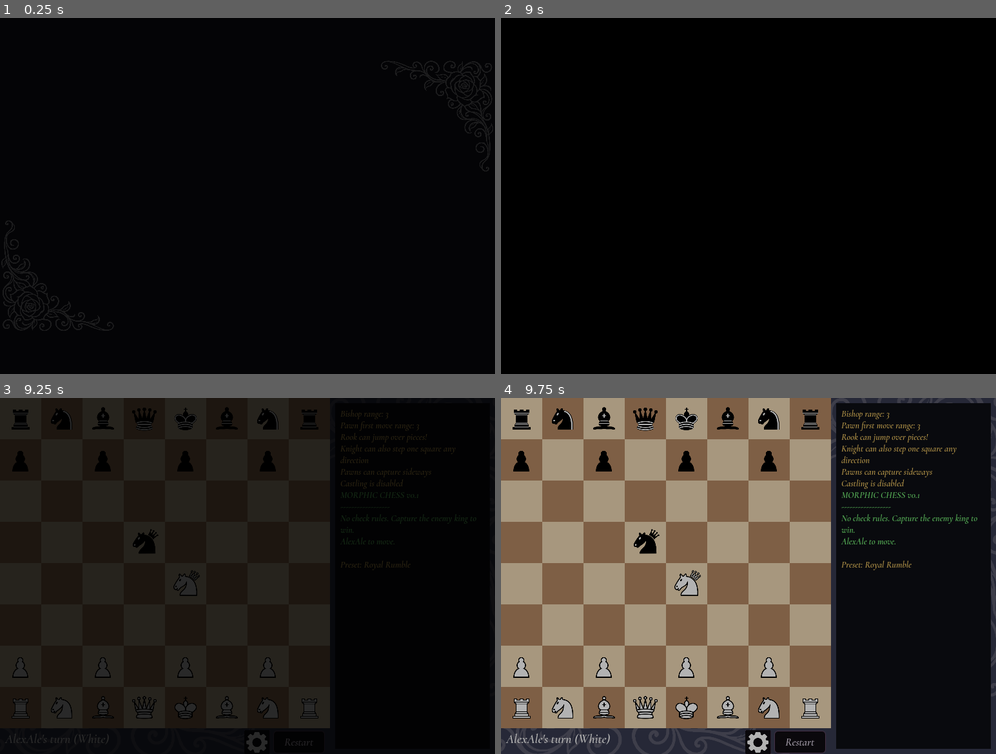
Above: before the commit, frames 1-4 (two rows, left to right).
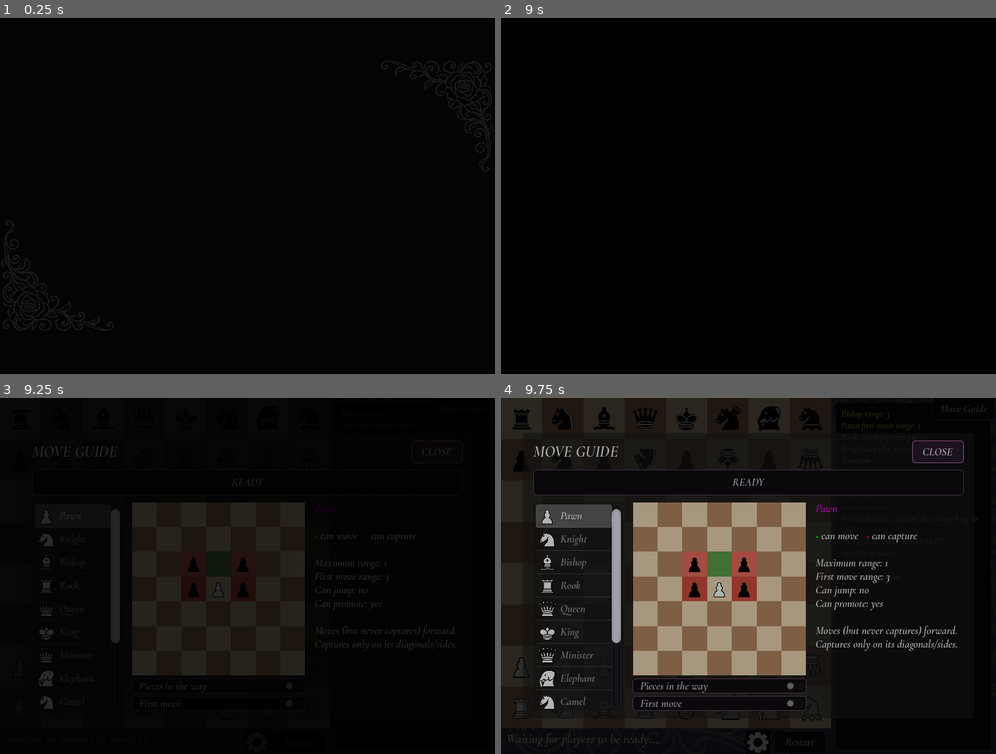
Above: after the commit, the same moments.

Repository: LaRosanera/morphic-chess
Game: Godot game, scene res://Scenes/Main/intro.tscn
Two runs of this game, one before a commit and one after it. Both use one fixed random seed, a clock stepped at 60 frames per second and the inputs below. Sound files missing from this copy of the repository are replaced by a short silence.
Inputs (mouse positions are in pixels of both pictures, inside the frame that each line leads up to):
- Up to frame 1 (0.25 s): no input
- Up to frame 2 (9 s): move the mouse to (857, 178) at 0.52 s; click (857, 178) at 0.67 s; move the mouse to (649, 213) at 1.27 s; click (649, 213) at 1.42 s; move the mouse to (798, 117) at 2.02 s; click (798, 117) at 2.17 s; move the mouse to (723, 267) at 2.77 s; click (723, 267) at 2.92 s; move the mouse to (897, 249) at 3.52 s; click (897, 249) at 3.67 s; tap Escape (ui_cancel) at 4.15 s; click (867, 78) at 4.25 s; click "NEW GAME >" at 5 s; click "NEW GAME >" at 5.75 s; move the mouse to (600, 142) at 6.52 s; click (600, 142) at 6.67 s; click (600, 160) at 7.27 s; type "Alex" at 7.35 s; click (748, 160) at 7.5 s; type "Alex" at 7.58 s; click "START GAME >" at 8 s; click "LOCAL" at 8.75 s
- Up to frame 3 (9.25 s): no input
- Up to frame 4 (9.75 s): click "Restart" at 9.5 s

Frames 1-2 are identical in both runs. In frame 3, 29% of the frame differs, in the area x 0-97%, y 0-100%; in frame 4, 62%, in the area x 0-100%, y 0-100%.

Commit message:
Update 0.22
Added boards
--rook storm, zebra_pawn
Modified boards
--royal_rumble
Added a move guide
Fixed a bug with camel and elephant movement not being shown in settings

Diff:
--- a/Scenes/Animation/transition.tscn
+++ b/Scenes/Animation/transition.tscn
@@ -60,6 +60,7 @@
 
 [node name="ColorRect" type="ColorRect" parent="." unique_id=905108203]
 modulate = Color(0, 0, 0, 0)
+z_index = 100
 offset_left = -1409.0
 offset_top = -1274.0
 offset_right = 2612.0
--- a/Scenes/Chess/chess_board.tscn
+++ b/Scenes/Chess/chess_board.tscn
@@ -229,6 +229,14 @@
 offset_bottom = 548.0
 text = "Restart"
 
+[node name="Guide" type="Button" parent="UI" unique_id=1167897520]
+layout_mode = 0
+offset_left = 669.0
+offset_top = -1.0
+offset_right = 767.0
+offset_bottom = 34.0
+text = "Move Guide"
+
 [node name="settings" type="Button" parent="UI" unique_id=878739827]
 layout_mode = 0
 offset_left = 379.0
@@ -258,4 +266,5 @@
 bus = &"SFX"
 
 [connection signal="pressed" from="UI/Restart" to="." method="restart"]
+[connection signal="pressed" from="UI/Guide" to="." method="_on_guide_pressed"]
 [connection signal="pressed" from="UI/settings" to="." method="_on_settings_pressed"]
--- /dev/null
+++ b/Scenes/Chess/move_guide.tscn
@@ -0,0 +1,137 @@
+[gd_scene format=3 uid="uid://djgyer4m7woca"]
+
+[ext_resource type="Script" uid="uid://o7g52ap8ycd4" path="res://scripts/chess/move_guide.gd" id="1_guide"]
+[ext_resource type="Texture2D" uid="uid://cdi0pqhp6mtp4" path="res://assets/board/chess_board_tiles.svg" id="2_tiles"]
+[ext_resource type="AudioStream" uid="uid://wto21j0bt3y" path="res://assets/audio/buttonclick.mp3" id="3_click"]
+[ext_resource type="Theme" uid="uid://bjpdwykllqede" path="res://assets/themes/settings_theme.tres" id="4_theme"]
+
+[sub_resource type="TileSetAtlasSource" id="TileSetAtlasSource_tiles"]
+texture = ExtResource("2_tiles")
+texture_region_size = Vector2i(64, 64)
+0:0/0 = 0
+1:0/0 = 0
+
+[sub_resource type="TileSet" id="TileSet_guide"]
+tile_size = Vector2i(64, 64)
+sources/0 = SubResource("TileSetAtlasSource_tiles")
+
+[node name="MoveGuide" type="Control" unique_id=1421289784]
+z_index = 5
+layout_mode = 3
+anchors_preset = 15
+anchor_right = 1.0
+anchor_bottom = 1.0
+grow_horizontal = 2
+grow_vertical = 2
+theme = ExtResource("4_theme")
+script = ExtResource("1_guide")
+
+[node name="Dim" type="ColorRect" parent="." unique_id=1441280001]
+layout_mode = 1
+anchors_preset = 15
+anchor_right = 1.0
+anchor_bottom = 1.0
+grow_horizontal = 2
+grow_vertical = 2
+color = Color(0, 0, 0, 0.75)
+
+[node name="Center" type="CenterContainer" parent="." unique_id=705289210]
+layout_mode = 1
+anchors_preset = 15
+anchor_right = 1.0
+anchor_bottom = 1.0
+grow_horizontal = 2
+grow_vertical = 2
+
+[node name="Panel" type="PanelContainer" parent="Center" unique_id=202664637]
+custom_minimum_size = Vector2(700, 0)
+layout_mode = 2
+
+[node name="Margin" type="MarginContainer" parent="Center/Panel" unique_id=568476683]
+layout_mode = 2
+theme_override_constants/margin_left = 16
+theme_override_constants/margin_top = 12
+theme_override_constants/margin_right = 16
+theme_override_constants/margin_bottom = 12
+
+[node name="Main" type="VBoxContainer" parent="Center/Panel/Margin" unique_id=163632491]
+layout_mode = 2
+theme_override_constants/separation = 10
+
+[node name="Header" type="HBoxContainer" parent="Center/Panel/Margin/Main" unique_id=1205543416]
+layout_mode = 2
+
+[node name="Title" type="Label" parent="Center/Panel/Margin/Main/Header" unique_id=760183461]
+layout_mode = 2
+size_flags_horizontal = 3
+theme_override_font_sizes/font_size = 24
+text = "MOVE GUIDE"
+
+[node name="Close" type="Button" parent="Center/Panel/Margin/Main/Header" unique_id=1813485319]
+unique_name_in_owner = true
+custom_minimum_size = Vector2(80, 0)
+layout_mode = 2
+text = "CLOSE"
+
+[node name="Ready" type="Button" parent="Center/Panel/Margin/Main" unique_id=600154745]
+unique_name_in_owner = true
+custom_minimum_size = Vector2(120, 40)
+layout_mode = 2
+text = "READY"
+
+[node name="Body" type="HBoxContainer" parent="Center/Panel/Margin/Main" unique_id=1851759161]
+layout_mode = 2
+theme_override_constants/separation = 14
+
+[node name="PieceList" type="ItemList" parent="Center/Panel/Margin/Main/Body" unique_id=2003988965]
+unique_name_in_owner = true
+custom_minimum_size = Vector2(140, 0)
+layout_mode = 2
+fixed_icon_size = Vector2i(32, 32)
+
+[node name="BoardColumn" type="VBoxContainer" parent="Center/Panel/Margin/Main/Body" unique_id=1177708228]
+layout_mode = 2
+
+[node name="BoardHolder" type="Control" parent="Center/Panel/Margin/Main/Body/BoardColumn" unique_id=410227384]
+custom_minimum_size = Vector2(270, 270)
+clip_contents = true
+layout_mode = 2
+
+[node name="Board" type="Node2D" parent="Center/Panel/Margin/Main/Body/BoardColumn/BoardHolder" unique_id=2072312257]
+scale = Vector2(0.6, 0.6)
+
+[node name="Tiles" type="TileMapLayer" parent="Center/Panel/Margin/Main/Body/BoardColumn/BoardHolder/Board" unique_id=154797648]
+unique_name_in_owner = true
+tile_set = SubResource("TileSet_guide")
+
+[node name="Highlights" type="Node2D" parent="Center/Panel/Margin/Main/Body/BoardColumn/BoardHolder/Board" unique_id=1214533860]
+unique_name_in_owner = true
+
+[node name="Pieces" type="Node2D" parent="Center/Panel/Margin/Main/Body/BoardColumn/BoardHolder/Board" unique_id=739044865]
+unique_name_in_owner = true
+
+[node name="ObstaclesCheck" type="CheckButton" parent="Center/Panel/Margin/Main/Body/BoardColumn" unique_id=16900319]
+unique_name_in_owner = true
+layout_mode = 2
+text = "Pieces in the way"
+
+[node name="FirstMoveCheck" type="CheckButton" parent="Center/Panel/Margin/Main/Body/BoardColumn" unique_id=1533909392]
+unique_name_in_owner = true
+layout_mode = 2
+text = "First move"
+
+[node name="Info" type="RichTextLabel" parent="Center/Panel/Margin/Main/Body" unique_id=1322430198]
+unique_name_in_owner = true
+custom_minimum_size = Vector2(220, 0)
+layout_mode = 2
+size_flags_horizontal = 3
+bbcode_enabled = true
+
+[node name="ButtonAudio" type="AudioStreamPlayer2D" parent="." unique_id=751062643]
+unique_name_in_owner = true
+z_index = 3
+stream = ExtResource("3_click")
+bus = &"SFX"
+
+[connection signal="pressed" from="Center/Panel/Margin/Main/Header/Close" to="." method="_on_close_pressed"]
+[connection signal="pressed" from="Center/Panel/Margin/Main/Ready" to="." method="_on_ready_pressed"]
--- /dev/null
+++ b/assets/board/board_layouts/rook_storm.json
@@ -0,0 +1,13 @@
+{
+  "name": "Rook Storm",
+  "board": [
+	"....k...",
+	"rrrrrrrr",
+	"........",
+	"........",
+	"........",
+	"........",
+	"RRRRRRRR",
+    "....K..."
+  ]
+}
--- a/assets/board/board_layouts/royal_rumble.json
+++ b/assets/board/board_layouts/royal_rumble.json
@@ -2,12 +2,12 @@
   "name": "Royal Rumble",
   "board": [
     "rnbqkbnr",
-    "p.p.p.p.",
+    "pqpqpqpq",
     "........",
-    "...a....",
-    "....A...",
+    "...aa...",
+    "...AA...",
     "........",
-    "P.P.P.P.",
+    "PQPQPQPQ",
     "RNBQKBNR"
   ]
 }
--- /dev/null
+++ b/assets/board/board_layouts/zebra_pawn.json
@@ -0,0 +1,13 @@
+{
+  "name": "Zebra Pawn",
+  "board": [
+	"rbnqknbr",
+	"........",
+	"pPpPpPpP",
+	"........",
+	"........",
+	"PpPpPpPp",
+	"........",
+    "RBNQKNBR"
+  ]
+}
--- a/data/settings.json
+++ b/data/settings.json
@@ -1,6 +1,6 @@
 {
 	"audio": {
-		"master": 1.0,
+		"master": 0.0,
 		"music": 1.0,
 		"sfx": 1.0
 	},
--- a/scripts/animation/transition.gd
+++ b/scripts/animation/transition.gd
@@ -8,6 +8,7 @@
 var old_value = 0
 # Called when the node enters the scene tree for the first time.
 func _ready() -> void:
+	layer = 127
 	color_rect.visible = false
 
 #call through other scripts. Put into auto load
--- a/scripts/chess/chessBoardScript.gd
+++ b/scripts/chess/chessBoardScript.gd
@@ -2,6 +2,8 @@
 ## Main board coordinator.
 ## Game rules/state, visuals, spawning, promotion UI, logging, and networking
 ## are handled by the helper classes.
+
+const MOVE_GUIDE := preload("res://Scenes/Chess/move_guide.tscn")
 
 @export var white_piece_scene: PackedScene
 @export var black_piece_scene: PackedScene
@@ -27,14 +29,17 @@
 }
 const SETUP_SCENE := "res://Scenes/Main/game_setup.tscn"
 const PRESET_DIR := "res://assets/board/board_layouts/"
+
 ## Only set when the player picks a file manually. Empty = random from the folder.
 ## Static so it survives restart() reloading the scene.
 static var preset_path := ""
 var current_preset := ""
-## Static so it survives restart() reloading the scene.
+
+## Set by restart() so the reloaded scene skips the guide exactly once.
+static var skip_intro_once := false
 
 const DESIGN_SIZE := Vector2(768, 552)
-
+@onready var guide: Button = $UI/Guide
 @onready var background_rect: ColorRect = $background/ColorRect
 @onready var tiles: TileMapLayer = $TileMapLayer
 @onready var pieces: Node2D = $Pieces
@@ -79,6 +84,12 @@
 var _sync_retry := 0.0
 var time_expired := false
 
+# --- Move guide intro ---
+var _guide: Control
+var _game_started := false
+var _ready_colors := {"white": false, "black": false}
+var _ready_resend := 0.0
+
 # Compatibility properties: existing scene scripts/settings can continue
 # reading the names exposed by the previous chessBoardScript.gd.
 var grid: Dictionary:
@@ -216,6 +227,7 @@
 	_log("MORPHIC CHESS v0.1")
 	_log("------------------")
 	_log("No check rules. Capture the enemy king to win.")
+	_log("!!!CLICK READY TO START!!!")
 	_log("%s to move.\n" % player1_name)
 
 	if _online:
@@ -231,6 +243,9 @@
 
 	if _pending_name != "":
 		_log("Preset: %s\n" % _pending_name, GameLog.GOLD)
+
+	_begin_intro()
+
 
 # Centers the board/UI in the window and stretches the backdrop to fill it.
 func _fit_to_viewport() -> void:
@@ -244,9 +259,111 @@
 	background_rect.position = -offset
 	background_rect.size = view
 
-#TIME
+
+# --------------------------------------------------
+# MOVE GUIDE INTRO
+# --------------------------------------------------
+
+func _begin_intro() -> void:
+	if skip_intro_once:
+		skip_intro_once = false
+		_game_started = true
+		return
+
+	_ensure_guide()
+
+	var colors: Array[String] = ["white", "black"]
+	if _online:
+		colors = [local_color]
+
+	_guide.open_intro(self, colors)
+
+
+func _ensure_guide() -> void:
+	if _guide != null and is_instance_valid(_guide):
+		return
+
+	# CanvasLayer so the overlay ignores this node's centering offset.
+	var layer := CanvasLayer.new()
+	layer.layer = 50
+	add_child(layer)
+
+	_guide = MOVE_GUIDE.instantiate()
+	layer.add_child(_guide)
+	_guide.player_ready.connect(_on_player_ready)
+
+
+func _on_guide_pressed() -> void:
+	play_button_audio()
+	_ensure_guide()
+	_guide.open(self)
+
+
+func _on_player_ready(color: String) -> void:
+	_ready_colors[color] = true
+
+	if _online:
+		_send_ready(false)
+
+	_check_start()
+
+
+func _check_start() -> void:
+	if _game_started:
+		return
+
+	if _ready_colors["white"] and _ready_colors["black"]:
+		_start_game()
+		return
+
+	if _guide == null:
+		return
+
+	if _online:
+		if _ready_colors[local_color]:
+			_guide.set_status("Waiting for your opponent to click READY...")
+	else:
+		var missing := "Black" if _ready_colors["white"] else "White"
+		if _ready_colors["white"] or _ready_colors["black"]:
+			_guide.set_status("Waiting for %s to click READY..." % missing)
+
+
+func _start_game() -> void:
+	if _game_started:
+		return
+
+	_game_started = true
+
+	if _guide != null:
+		_guide.close()
+
+	_log("Both players ready. Game on!\n", GameLog.GOLD)
+	_update_status()
+
+
+func _send_ready(is_reply: bool) -> void:
+	if multiplayer.has_multiplayer_peer():
+		_remote_ready.rpc(is_reply)
+
+
+@rpc("any_peer", "call_remote", "reliable")
+func _remote_ready(is_reply: bool) -> void:
+	var other := "black" if local_color == "white" else "white"
+	_ready_colors[other] = true
+
+	# We already started but the opponent is still waiting on us (their
+	# message to us arrived before our scene was ready): tell them again.
+	if _game_started and not is_reply:
+		_send_ready(true)
+
+	_check_start()
+
+
+# TIME
 func _process(delta: float) -> void:
-	_clock.tick(delta)
+	# The clock doesn't run while players are reading the guide.
+	if _game_started:
+		_clock.tick(delta)
 	_update_clock_labels()
 
 	# Guest: keep asking until the host's board has loaded and answered.
@@ -255,6 +372,14 @@
 		if _sync_retry >= 0.5:
 			_sync_retry = 0.0
 			_clock_sync.ask_host()
+
+	# Our READY click may arrive before the opponent's board exists, so
+	# keep re-sending it until the game starts.
+	if _online and not _game_started and _ready_colors[local_color]:
+		_ready_resend += delta
+		if _ready_resend >= 0.5:
+			_ready_resend = 0.0
+			_send_ready(false)
 
 
 func _build_clock_ui() -> void:
@@ -332,6 +457,7 @@
 		_leave_match()
 		return
 
+	skip_intro_once = true
 	get_tree().reload_current_scene()
 
 
@@ -341,6 +467,9 @@
 
 
 func _unhandled_input(event: InputEvent) -> void:
+	if not _game_started:
+		return
+
 	if over or not pending_promo.is_empty() or awaiting_result:
 		return
 
@@ -523,6 +652,11 @@
 	_promotion_ui.hide()
 	_deselect()
 	_clock.stop()
+
+	# Don't leave the player stuck behind the intro guide.
+	if _guide != null and is_instance_valid(_guide):
+		_guide.close()
+
 	_log("\nOpponent disconnected.", GameLog.RED)
 	NetworkManager.shutdown()
 	_update_status()
@@ -582,6 +716,9 @@
 	if over:
 		status.text = "%s wins!" % _current_player_name()
 		return
+	if not _game_started:
+		status.text = "Waiting for players to be ready..."
+		return
 
 	var status_text := "%s's turn (%s)" % [
 		_current_player_name(),
--- /dev/null
+++ b/scripts/chess/move_guide.gd
@@ -0,0 +1,465 @@
+
+extends Control
+## Overlay that shows how every piece moves on a centered demo board.
+
+signal player_ready(color: String)
+
+const WHITE_PIECE_SCENE: PackedScene = preload("res://Scenes/Chess/classic_white_piece.tscn")
+const BLACK_PIECE_SCENE: PackedScene = preload("res://Scenes/Chess/classic_black_piece.tscn")
+
+const CELL := 64
+const BOARD_SIZE := 7
+const PIECE_FILL := 54.0
+const FLIP_TYPES := ["camel", "minister", "man"]
+
+const MOVE_COLOR := Color(0.1, 0.7, 0.2, 0.55)
+const CAPTURE_COLOR := Color(0.9, 0.15, 0.15, 0.6)
+
+@onready var tiles: TileMapLayer = %Tiles
+@onready var highlights: Node2D = %Highlights
+@onready var pieces: Node2D = %Pieces
+@onready var piece_list: ItemList = %PieceList
+@onready var obstacles_check: CheckButton = %ObstaclesCheck
+@onready var first_move_check: CheckButton = %FirstMoveCheck
+@onready var info: RichTextLabel = %Info
+@onready var close_button: Button = %Close
+@onready var button_audio: AudioStreamPlayer2D = %ButtonAudio
+
+var chess_board: Node2D
+var _rules: Dictionary = {}
+var _types: Array[String] = []
+var _white_frames: SpriteFrames
+var _black_frames: SpriteFrames
+var _board_size := BOARD_SIZE
+var _center := Vector2i(BOARD_SIZE / 2, BOARD_SIZE / 2)
+
+var _allowed_colors: Array[String] = []
+var _ready_colors: Dictionary = {}
+var _status_text := ""
+
+
+func _ready() -> void:
+	set_anchors_and_offsets_preset(Control.PRESET_FULL_RECT)
+	z_index = 100
+	mouse_filter = Control.MOUSE_FILTER_STOP
+	visible = false
+
+	_white_frames = _frames_from(WHITE_PIECE_SCENE)
+	_black_frames = _frames_from(BLACK_PIECE_SCENE)
+	_paint_board()
+
+	close_button.pressed.connect(_on_close_pressed)
+	piece_list.item_selected.connect(_on_piece_selected)
+
+	obstacles_check.toggled.connect(func(_on: bool) -> void:
+		_play_button_audio()
+		_redraw()
+	)
+
+	first_move_check.toggled.connect(func(_on: bool) -> void:
+		_play_button_audio()
+		_redraw()
+	)
+
+
+# --------------------------------------------------
+# OPEN / CLOSE
+# --------------------------------------------------
+
+func open(board: Node2D = null) -> void:
+	chess_board = board
+	_rules = board.rules if is_instance_valid(board) else {}
+
+	_allowed_colors = ["white", "black"]
+	_ready_colors.clear()
+
+	_build_list()
+	visible = true
+	close_button.grab_focus()
+
+
+## Called by the main board coordinator.
+## Offline: both players must click READY.
+## Online: only the local player's READY button is shown.
+func open_intro(board: Node2D = null, colors: Array = ["white", "black"]) -> void:
+	chess_board = board
+	_rules = board.rules if is_instance_valid(board) else {}
+
+	_allowed_colors.clear()
+	_ready_colors.clear()
+
+	for color in colors:
+		var normalized := str(color).to_lower()
+		if normalized in ["white", "black"] and not _allowed_colors.has(normalized):
+			_allowed_colors.append(normalized)
+			_ready_colors[normalized] = false
+
+	_build_list()
+	visible = true
+	_update_ready_ui()
+	close_button.grab_focus()
+
+
+func close() -> void:
+	print("trying to close")
+	visible = false
+	chess_board = null
+
+
+func set_status(message: String) -> void:
+	_status_text = message
+	_update_ready_ui()
+
+
+func _on_close_pressed() -> void:
+	visible = false
+	_play_button_audio()
+	# Closing the guide is not the same as confirming readiness.
+
+
+func _on_ready_pressed() -> void:
+	_play_button_audio()
+
+	for color in _allowed_colors:
+		if not _ready_colors.get(color, false):
+			_ready_colors[color] = true
+			player_ready.emit(color)
+
+	_update_ready_ui()
+
+
+func _update_ready_ui() -> void:
+	if not is_node_ready():
+		return
+
+	var ready_button := get_node_or_null("%Ready")
+	if ready_button == null:
+		return
+
+	var button := ready_button as Button
+	if button == null:
+		return
+
+	var all_ready := true
+	for color in _allowed_colors:
+		if not _ready_colors.get(color, false):
+			all_ready = false
+
+	button.disabled = all_ready
+	button.text = "READY" if not all_ready else "READY!"
+
+	if _status_text != "":
+		info.text = _status_text
+
+
+func _unhandled_input(event: InputEvent) -> void:
+	if visible and event.is_action_pressed("ui_cancel"):
+		get_viewport().set_input_as_handled()
+
+
+func _play_button_audio() -> void:
+	if button_audio:
+		button_audio.stop()
+		button_audio.play()
+
+
+# --------------------------------------------------
+# PIECE LIST
+# --------------------------------------------------
+
+func _build_list() -> void:
+	piece_list.clear()
+	_types.clear()
+
+	for piece_type in _rules:
+		_types.append(str(piece_type))
+		var icon := _piece_texture(_white_frames, "white_%s" % piece_type)
+		piece_list.add_item(str(piece_type).capitalize(), icon)
+
+	if _types.is_empty():
+		info.text = "No movement rules loaded."
+		_clear_demo()
+		return
+
+	piece_list.select(0)
+	_show_piece(0)
+
+
+func _on_piece_selected(index: int) -> void:
+	_play_button_audio()
+	_show_piece(index)
+
+
+func _show_piece(index: int) -> void:
+	if index < 0 or index >= _types.size():
+		return
+
+	var rule = _rules[_types[index]]
+
+	obstacles_check.set_pressed_no_signal(rule.jumps)
+
+	var has_first_move: bool = rule.first_move_range > rule.max_range
+	first_move_check.visible = has_first_move
+	first_move_check.set_pressed_no_signal(false)
+
+	_redraw()
+
+
+# --------------------------------------------------
+# DEMO BOARD
+# --------------------------------------------------
+
+func _paint_board() -> void:
+	tiles.clear()
+	for x in _board_size:
+		for y in _board_size:
+			tiles.set_cell(Vector2i(x, y), 0, Vector2i((x + y) % 2, 0))
+
+
+func _clear_demo() -> void:
+	for child in highlights.get_children():
+		child.queue_free()
+	for child in pieces.get_children():
+		child.queue_free()
+
+
+func _redraw() -> void:
+	_clear_demo()
+
+	var index := piece_list.get_selected_items()
+	if index.is_empty():
+		return
+
+	var piece_type := _types[index[0]]
+	var rule = _rules[piece_type]
+	_board_size = _get_movement_grid_size(rule)
+	_center = Vector2i(_board_size / 2, _board_size / 2)
+	_paint_board()
+	_center_demo_board()
+
+	var enemies := {}
+
+	if obstacles_check.button_pressed:
+		for dx in range(-1, 2):
+			for dy in range(-1, 2):
+				if dx != 0 or dy != 0:
+					enemies[_center + Vector2i(dx, dy)] = true
+
+	for dir in rule.capture_only_directions:
+		enemies[_center + dir] = true
+
+	var result := _compute_moves(
+		rule,
+		enemies,
+		first_move_check.button_pressed
+	)
+
+	for cell in result:
+		_add_marker(
+			cell,
+			CAPTURE_COLOR if result[cell] == "capture" else MOVE_COLOR
+		)
+
+	for cell in enemies:
+		if _in_bounds(cell):
+			_add_piece(_black_frames, "black", "pawn", cell, false)
+
+	_add_piece(
+		_white_frames,
+		"white",
+		piece_type,
+		_center,
+		piece_type.to_lower() in FLIP_TYPES
+	)
+
+	_update_info(piece_type, rule)
+
+
+func _get_movement_grid_size(rule: MoveRule) -> int:
+	if (
+		not rule.move_only_directions.is_empty()
+		or not rule.capture_only_directions.is_empty()
+	):
+		return BOARD_SIZE
+
+	var leap_directions: Array[Vector2i] = rule.leap_directions.duplicate()
+	if rule.jumps and rule.max_range == 1:
+		leap_directions.append_array(rule.directions)
+	elif not rule.directions.is_empty():
+		return BOARD_SIZE
+
+	if leap_directions.is_empty():
+		return BOARD_SIZE
+
+	var max_offset := 0
+	for direction in leap_directions:
+		max_offset = maxi(
+			max_offset,
+			maxi(abs(direction.x), abs(direction.y))
+		)
+
+	return max_offset * 2 + 1
+
+
+func _center_demo_board() -> void:
+	var board := tiles.get_parent() as Node2D
+	var holder := board.get_parent() as Control
+	var displayed_size := Vector2(_board_size * CELL, _board_size * CELL) * board.scale
+	board.position = (holder.size - displayed_size) / 2
+
+
+func _compute_moves(rule, enemies: Dictionary, first_move: bool) -> Dictionary:
+	var result := {}
+
+	var reach: int = maxi(1, rule.max_range)
+	if first_move:
+		reach = maxi(reach, rule.first_move_range)
+
+	var capture_dirs: Array[Vector2i] = []
+	var move_dirs: Array[Vector2i] = []
+
+	for d in rule.directions:
+		capture_dirs.append(d)
+		move_dirs.append(d)
+
+	for d in rule.move_only_directions:
+		move_dirs.append(d)
+
+	for dir in move_dirs:
+		var can_capture := dir in capture_dirs
+
+		for step in range(1, reach + 1):
+			var cell: Vector2i = _center + dir * step
+
+			if not _in_bounds(cell):
+				break
+
+			if enemies.has(cell):
+				if can_capture:
+					result[cell] = "capture"
+
+				if rule.jumps:
+					continue
+
+				break
+
+			result[cell] = "move"
+
+	for dir in rule.capture_only_directions:
+		var cell: Vector2i = _center + dir
+
+		if _in_bounds(cell) and enemies.has(cell):
+			result[cell] = "capture"
+
+	for dir in rule.leap_directions:
+		var cell: Vector2i = _center + dir
+		if _in_bounds(cell):
+			result[cell] = "capture" if enemies.has(cell) else "move"
+
+	return result
+
+
+func _in_bounds(cell: Vector2i) -> bool:
+	return (
+		cell.x >= 0
+		and cell.y >= 0
+		and cell.x < _board_size
+		and cell.y < _board_size
+	)
+
+
+func _add_marker(cell: Vector2i, color: Color) -> void:
+	var marker := ColorRect.new()
+	marker.color = color
+	marker.size = Vector2(CELL, CELL)
+	marker.position = Vector2(cell * CELL)
+	marker.mouse_filter = Control.MOUSE_FILTER_IGNORE
+	highlights.add_child(marker)
+
+
+func _add_piece(
+	frames: SpriteFrames,
+	prefix: String,
+	piece_type: String,
+	cell: Vector2i,
+	flip: bool
+) -> void:
+	if frames == null:
+		return
+
+	var anim := "%s_%s" % [prefix, piece_type]
+
+	if not frames.has_animation(anim):
+		anim = "%s_pawn" % prefix
+
+	if not frames.has_animation(anim):
+		return
+
+	var sprite := AnimatedSprite2D.new()
+	sprite.sprite_frames = frames
+	sprite.animation = anim
+	sprite.frame = 0
+	sprite.stop()
+	sprite.flip_v = flip
+	sprite.texture_filter = CanvasItem.TEXTURE_FILTER_LINEAR_WITH_MIPMAPS
+	sprite.position = (Vector2(cell) + Vector2(0.5, 0.5)) * CELL
+
+	var tex := frames.get_frame_texture(anim, 0)
+
+	if tex != null:
+		var biggest := maxf(tex.get_width(), tex.get_height())
+		sprite.scale = Vector2.ONE * (PIECE_FILL / biggest)
+
+	pieces.add_child(sprite)
+
+
+# --------------------------------------------------
+# INFO TEXT
+# --------------------------------------------------
+
+func _update_info(piece_type: String, rule) -> void:
+	var lines: Array[String] = []
+
+	lines.append("[color=MAGENTA]%s[/color]" % piece_type.capitalize())
+	lines.append("")
+	lines.append("[color=lime]■[/color] can move   [color=red]■[/color] can capture")
+	lines.append("")
+	lines.append("Maximum range: %d" % rule.max_range)
+	lines.append("First move range: %d" % rule.first_move_range)
+	lines.append("Can jump: %s" % ("yes" if rule.jumps else "no"))
+	lines.append("Can promote: %s" % ("yes" if rule.promotes else "no"))
+
+	if not rule.move_only_directions.is_empty():
+		lines.append("")
+		lines.append("Moves (but never captures) forward.")
+
+	if not rule.capture_only_directions.is_empty():
+		lines.append("Captures only on its diagonals/sides.")
+
+	if rule.jumps:
+		lines.append("")
+		lines.append("Pieces in the way don't block it.")
+
+	info.text = "\n".join(lines)
+
+
+# --------------------------------------------------
+# SPRITE HELPERS
+# --------------------------------------------------
+
+func _frames_from(scene: PackedScene) -> SpriteFrames:
+	var probe: Node = scene.instantiate()
+	var frames: SpriteFrames = null
+
+	if probe is AnimatedSprite2D:
+		frames = (probe as AnimatedSprite2D).sprite_frames
+
+	probe.free()
+	return frames
+
+
+func _piece_texture(frames: SpriteFrames, anim: String) -> Texture2D:
+	if frames == null or not frames.has_animation(anim):
+		return null
+
+	return frames.get_frame_texture(anim, 0)
--- a/scripts/main/settings.gd
+++ b/scripts/main/settings.gd
@@ -274,6 +274,7 @@
 			"Can jump: %s" % str(rule.jumps),
 			"Can promote: %s" % str(rule.promotes),
 			"Movement directions: %s" % str(rule.directions),
+			"Leap directions: %s" % str(rule.leap_directions),
 			"Move-only directions: %s" % str(rule.move_only_directions),
 			"Capture-only directions: %s" % str(rule.capture_only_directions),
 		])
Not shown: 1 places in Scenes/Chess/chess_board.tscn that only renumber resources
Not shown, added: scripts/chess/move_guide.gd.uid
